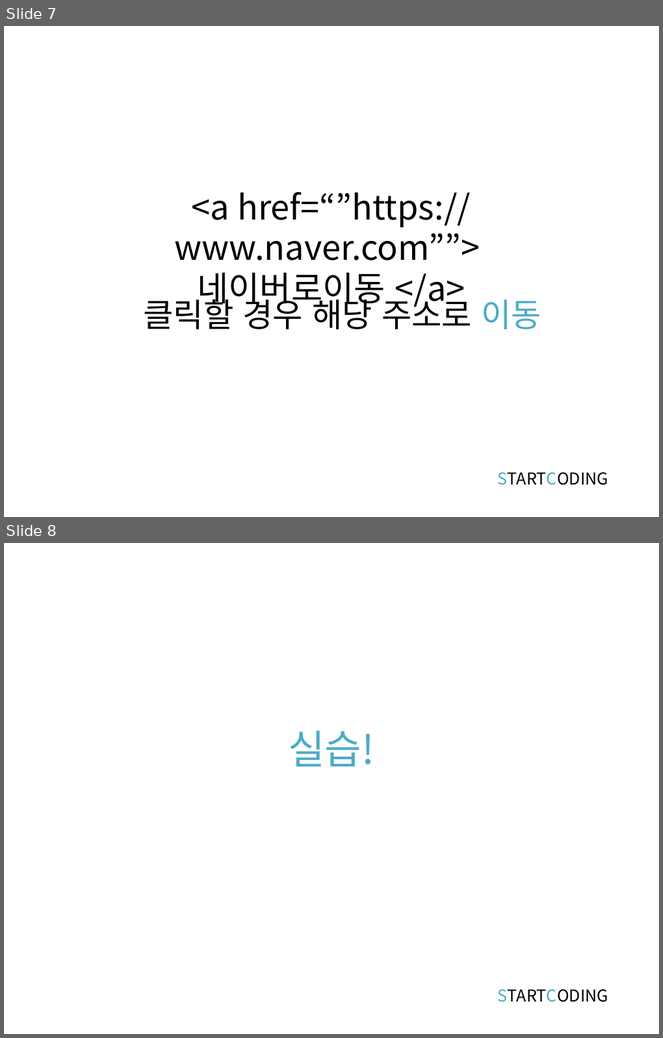
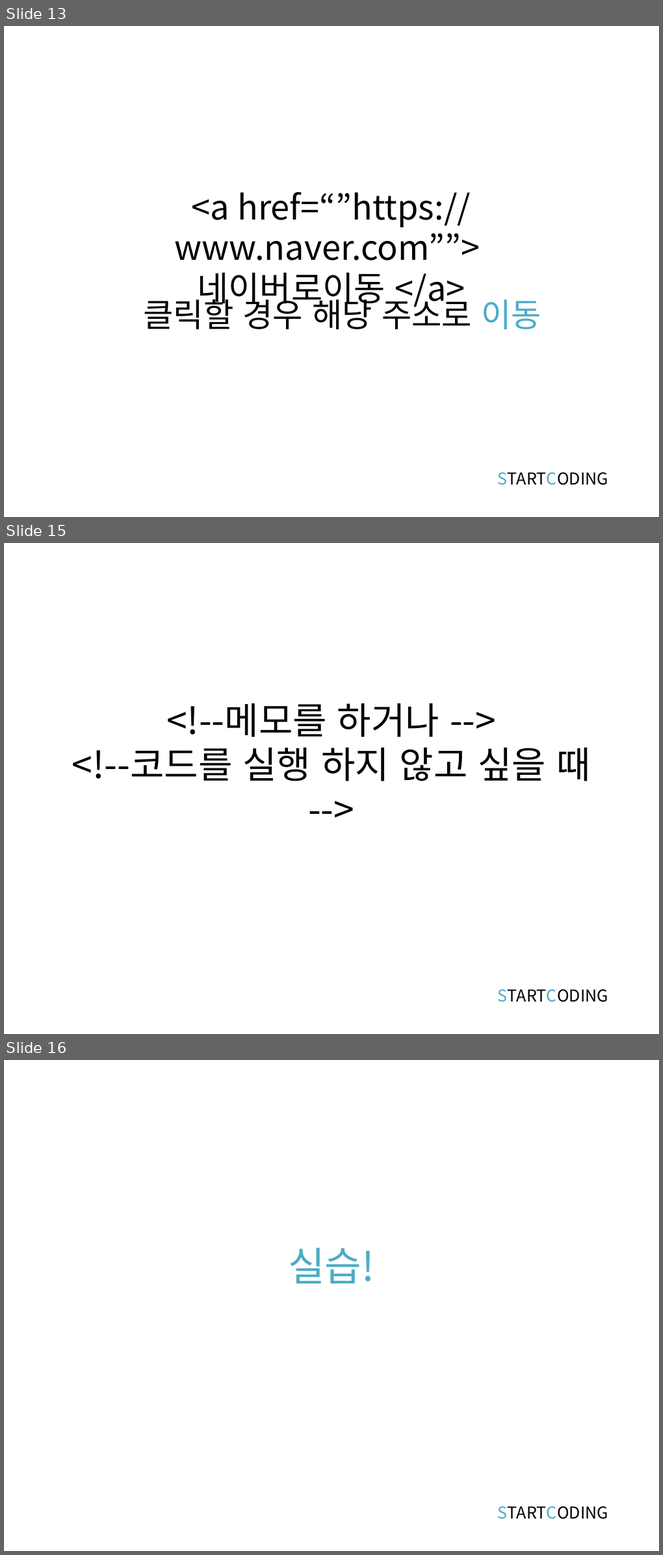
Before and after one commit to kwonkijun/web, a slide deck: 프론트엔드기초(PPT)/HTML5 2강_텍스트관련태그.pptx. Shown one above the other, each under a label of ours: slides 7 and 8 before the commit, slides 13, 15 and 16 after it; the slides between them are not shown. The pictures are 663x1038 and 663x1555 pixels, drawn with LibreOffice and Linux fonts; fonts in the diff are those of the drawing. Boxes give left, top, right and bottom in pixels: in the first picture for what was removed or moved away, otherwise in the second. Text is boxed around its words. In the diff, an @@ line names an element or a change of style, - is before the commit and + after.

```diff
--- a/프론트엔드기초(PPT)/HTML5 2강_텍스트관련태그.pptx
+++ b/프론트엔드기초(PPT)/HTML5 2강_텍스트관련태그.pptx
@@ slide 15 added at (4,543,659,1034), background #FFFFFF @@
@@ text added at (72,704,590,782), 40.7 pt, text #000000 @@
+<!--메모를 하거나 -->
+<!--코드를 실행 하지 않고 싶을 때 -->
@@ text added at (498,990,608,1003), 18 pt, text #000000 @@
+STARTCODING
@@ what was slide 7 is now slide 13 @@
@@ what was slide 8 is now slide 16 @@
```
Also in this commit, not shown: 1 slide changed, 7 other slides added, 30 other files.
